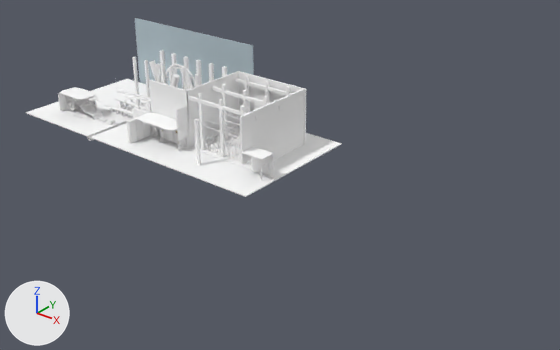
An edit to the glTF model game/undelivered/assets/set.glb, drawn before and after from the same camera.
One viewpoint serves both versions: a 50 mm lens placed at (73.5, -53.2, 34.0), pointed at (27.4, 4.4, -1.7). Lighting does not change. The marker at lower left points along +X, +Y and +Z. The picture after the commit comes second.

The older version as bpy lines, for what is in view:
```python
me_bulkhead = bpy.data.meshes.new('Bulkhead')
me_bulkhead.from_pydata(...)  # 3416 vertices, 6804 faces; spans x 9.11..12.44, y -2.49..0.93, z -0.01..2.61
me_bulkhead.materials.append(mat_wallpanel)  # white #ffffff
me_hall = bpy.data.meshes.new('Hall')
me_hall.from_pydata(...)  # 360 vertices, 548 faces; spans x 2.0..11.0, y 2.35..6.05, z 0.0..4.0
me_hall.materials.append(mat_depotsteel)  # white #ffffff
me_hallmachinery = bpy.data.meshes.new('HallMachinery')
me_hallmachinery.from_pydata(...)  # 1472 vertices, 2704 faces; spans x 5.0..17.0, y 2.1..8.2, z 0.0..7.0
me_hallmachinery.materials.append(mat_depotsteel)  # white #ffffff
ob_bulkhead = bpy.data.objects.new('Bulkhead', me_bulkhead)
ob_bulkhead.location = (0.0, 0.0, 0.0)
ob_hall = bpy.data.objects.new('Hall', me_hall)
ob_hall.location = (0.0, 0.0, 0.0)
ob_hallmachinery = bpy.data.objects.new('HallMachinery', me_hallmachinery)
ob_hallmachinery.location = (0.0, 0.0, 0.0)
# also in view: 'Floor' at (12.5, 4.0, -0.2); 'RackPlinths' at (22.3, 4.0, 0.0); 'RechargeHall' at (19.5, 4.1, 3.2); 'FarWall' at (7.0, 12.5, 4.0); 'WeighRoomCeiling' at (14.8, -0.4, 2.7)
```
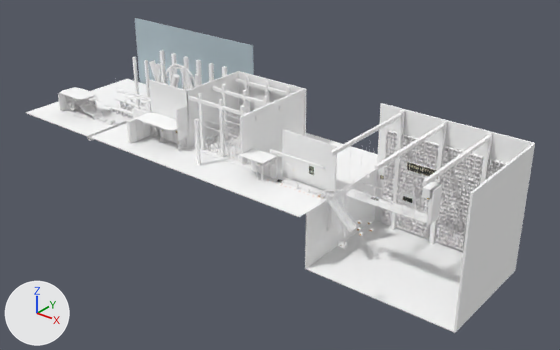
Diff of the bpy script that builds the scene:
```diff
--- a/game/undelivered/assets/set.glb.py
+++ b/game/undelivered/assets/set.glb.py
@@ ob_sortingwall @@
+ob_sortingwall = bpy.data.objects.new('SortingWall', me_sortingwall)  # a box spanning x 30.0..36.4, y 1.56..1.68, z 0.0..5.0; a box spanning x 30.0..36.4, y -0.4..-0.2, z 3.25..3.55; in mat_wallpanel (white #ffffff)
+ob_sortingwall.location = (0.0, 0.0, 0.0)
@@ ob_sortingfloor @@
+ob_sortingfloor = bpy.data.objects.new('SortingFloor', me_sortingfloor)  # 32 vertices, 60 faces; spans x 30.0..36.5, y -4.0..12.0, z -6.0..0.0; in mat_concrete (white #ffffff)
+ob_sortingfloor.location = (0.0, 0.0, 0.0)
@@ ob_returnedparcels @@
+ob_returnedparcels = bpy.data.objects.new('ReturnedParcels', me_returnedparcels)  # a box spanning x 35.38..35.72, y 0.17..0.39, z 0.0..0.2; a box spanning x 35.78..36.06, y 0.18..0.42, z 0.0..0.18; a box spanning x 35.57..35.83, y 0.2..0.4, z 0.2..0.36; a box spanning x 39.23..39.57, y 1.25..1.55, z -2.76..-2.57; a box spanning x 39.73..40.07, y 0.85..1.15, z -2.93..-2.7; a box spanning x 40.24..40.56, y 1.49..1.71, z -1.83..-1.62; a box spanning x 38.91..39.29, y 1.88..2.12, z -2.42..-2.19; a box spanning x 40.73..41.07, y 1.05..1.35, z -2.21..-2.03; in mat_parcelbrown (white #ffffff)
+ob_returnedparcels.location = (0.0, 0.0, 0.0)
@@ ob_residentialwall @@
+ob_residentialwall = bpy.data.objects.new('ResidentialWall', me_residentialwall)  # a box spanning x 47.35..47.65, y -0.55..0.95, z 1.6..4.8; a box spanning x 46.65..47.55, y 0.87..0.97, z 1.6..4.8; a box spanning x 46.65..47.55, y -0.55..0.95, z 4.0..4.8; in mat_wallpanel (white #ffffff)
+ob_residentialwall.location = (0.0, 0.0, 0.0)
@@ ob_ramptrestle @@
+ob_ramptrestle = bpy.data.objects.new('RampTrestle', me_ramptrestle)  # 144 vertices, 216 faces; spans x 35.21..38.54, y 0.3..0.8, z -3.5..1.6; in mat_depotsteel (white #ffffff)
+ob_ramptrestle.location = (0.0, 0.0, 0.0)
@@ ob_rails @@
+ob_rails = bpy.data.objects.new('Rails', me_rails)  # 68 vertices, 120 faces; spans x 30.5..41.6, y 0.42..0.68, z 0.02..1.64; in mat_depotsteel (white #ffffff)
+ob_rails.location = (0.0, 0.0, 0.0)
@@ ob_pithall @@
+ob_pithall = bpy.data.objects.new('PitHall', me_pithall)  # 70 vertices, 108 faces; spans x 36.4..52.1, y -3.0..9.2, z -6.1..7.0; in mat_wallpanel (white #ffffff)
+ob_pithall.location = (0.0, 0.0, 0.0)
@@ ob_pigeonletters @@
+ob_pigeonletters = bpy.data.objects.new('PigeonLetters', me_pigeonletters)  # 9776 vertices, 14664 faces; spans x 37.51..51.35, y 8.72..8.78, z -5.62..4.31; in mat_letterpaper (white #ffffff)
+ob_pigeonletters.location = (0.0, 0.0, 0.0)
@@ ob_pigeonholes @@
+ob_pigeonholes = bpy.data.objects.new('Pigeonholes', me_pigeonholes)  # 472 vertices, 708 faces; spans x 37.49..51.5, y 8.65..9.05, z -5.61..4.6; in mat_pigeonwood (white #ffffff)
+ob_pigeonholes.location = (0.0, 0.0, 0.0)
@@ ob_galleryrails @@
+ob_galleryrails = bpy.data.objects.new('GalleryRails', me_galleryrails)  # 256 vertices, 400 faces; spans x 38.81..47.4, y -0.54..0.9, z 1.54..6.6; in mat_safetyyellow (white #ffffff)
+ob_galleryrails.location = (0.0, 0.0, 0.0)
@@ ob_gallerydeck @@
+ob_gallerydeck = bpy.data.objects.new('GalleryDeck', me_gallerydeck)  # a box spanning x 38.85..47.4, y -0.5..0.9, z 1.54..1.6; in mat_depotsteel (white #ffffff)
+ob_gallerydeck.location = (0.0, 0.0, 0.0)
@@ ob_deadletterssignback @@
+ob_deadletterssignback = bpy.data.objects.new('DeadLettersSignBack', me_deadletterssignback)  # 32 vertices, 52 faces; spans x 41.95..45.25, y 4.99..5.04, z 2.96..6.6; in mat_depotsteel (white #ffffff)
+ob_deadletterssignback.location = (0.0, 0.0, 0.0)
@@ ob_deadletterssign @@
+ob_deadletterssign = bpy.data.objects.new('DeadLettersSign', me_deadletterssign)  # 4 vertices, 2 faces; spans x 42.0..45.2, y 5.0, z 3.0..3.8; in mat_deadlettersmat (picture img_dead_letters_sign)
+ob_deadletterssign.location = (0.0, 0.0, 0.0)
@@ ob_dayboardeasel @@
+ob_dayboardeasel = bpy.data.objects.new('DayBoardEasel', me_dayboardeasel)  # 24 vertices, 36 faces; spans x 44.075..45.125, y 0.685..0.915, z 1.602..3.098; in mat_cratewood (white #ffffff)
+ob_dayboardeasel.location = (0.0, 0.0, 0.0)
@@ ob_chute @@
+ob_chute = bpy.data.objects.new('Chute', me_chute)  # 24 vertices, 36 faces; spans x 36.51..39.39, y 0.08..1.02, z -2.41..0.17; in mat_shuttersteel (white #ffffff)
+ob_chute.location = (0.0, 0.0, 0.0)
@@ ob_carriertub @@
+ob_carriertub = bpy.data.objects.new('CarrierTub', me_carriertub)  # 72 vertices, 108 faces; spans x -0.33..0.33, y -0.23..0.23, z 0.12..0.435; in mat_shuttersteel (white #ffffff)
+ob_carriertub.location = (42.5, -6.0, 0.0)
```

Pixel boxes [x1, y1, x2, y2] of what changed, in the pictures (560 x 350 px):
'PitHall', added: after [305, 103, 535, 333]
'SortingFloor', added: after [246, 144, 378, 268]
'Pigeonholes', added: after [381, 129, 507, 250]
'SortingWall', added: after [270, 130, 337, 194]
'PigeonLetters', added: after [382, 134, 498, 249]
'GalleryDeck', added: after [345, 189, 428, 224]
'ResidentialWall', added: after [422, 181, 442, 225]
'GalleryRails', added: after [344, 149, 436, 223]
'Chute', added: after [327, 196, 357, 232]
'RampTrestle', added: after [317, 188, 350, 238]
'DeadLettersSign', added: after [407, 162, 438, 179]
'ReturnedParcels', added: after [318, 193, 374, 236]
'DayBoardEasel', added: after [402, 192, 413, 209]
'CarrierTub', added: after [338, 241, 347, 248]
'Rails', added: after [280, 180, 375, 199]
'DeadLettersSignBack', added: after [406, 134, 439, 177]
